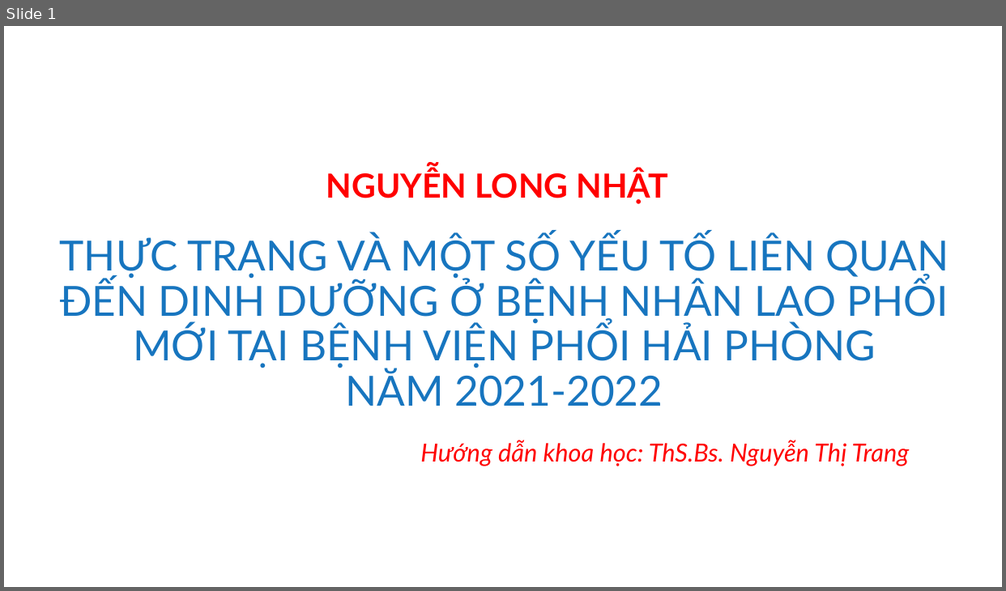
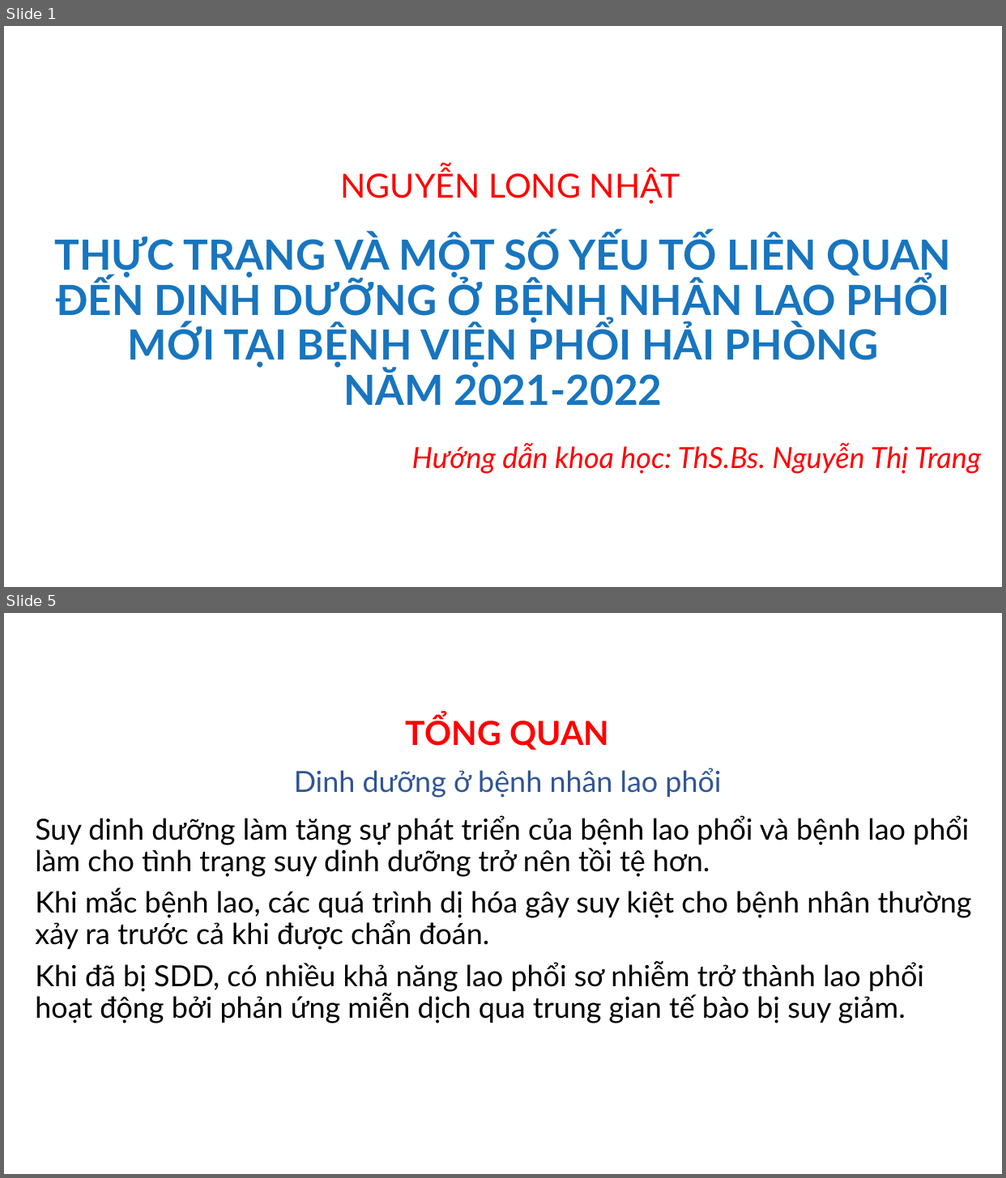
Before and after one commit to MedPocket/HPMUGraduation-thesis, a slide deck: Thuc-trang-va-mot-so-yeu-to-lien-quan-dinh-duong-BN-lao-phoi_Nhat-Nguyen.pptx. Shown one above the other, each under a label of ours: slide 1 before the commit, slides 1 and 5 after it; the slides between them are not shown. The pictures are 1006x591 and 1006x1178 pixels, drawn with LibreOffice and Linux fonts; fonts in the diff are those of the drawing; background and template pictures are left out. Boxes give left, top, right and bottom in pixels: in the first picture for what was removed or moved away, otherwise in the second. Text is boxed around its words. In the diff, an @@ line names an element or a change of style, - is before the commit and + after.

```diff
--- a/Thuc-trang-va-mot-so-yeu-to-lien-quan-dinh-duong-BN-lao-phoi_Nhat-Nguyen.pptx
+++ b/Thuc-trang-va-mot-so-yeu-to-lien-quan-dinh-duong-BN-lao-phoi_Nhat-Nguyen.pptx
@@ slide 5 added at [4, 613, 1002, 1174], background #FFFFFF @@
@@ title added at [406, 716, 609, 750], 32 pt, text #FF0000, bold @@
+TỔNG QUAN
@@ text added at [294, 768, 721, 798], 28 pt, text #2F5597 @@
+Dinh dưỡng ở bệnh nhân lao phổi
@@ text added at [35, 815, 972, 1024], 28 pt, text #000000 @@
+Suy dinh dưỡng làm tăng sự phát triển của bệnh lao phổi và bệnh lao phổi làm cho tình trạng suy dinh dưỡng trở nên tồi tệ hơn.
+Khi mắc bệnh lao, các quá trình dị hóa gây suy kiệt cho bệnh nhân thường xảy ra trước cả khi được chẩn đoán.
+Khi đã bị SDD, có nhiều khả năng lao phổi sơ nhiễm trở thành lao phổi hoạt động bởi phản ứng miễn dịch qua trung gian tế bào bị suy giảm.
@@ slide 1 changed as well @@
@@ text "NGUYỄN LONG NHẬT": place and size @@
-text "NGUYỄN LONG NHẬT" at [326, 169, 669, 204]
+text "NGUYỄN LONG NHẬT" at [341, 169, 680, 204]
@@ text "NGUYỄN LONG NHẬT" at [341, 169, 680, 204]: bold off; alignment left to centre @@
@@ title "THỰC TRẠNG VÀ MỘT SỐ ..." at [55, 234, 952, 406]: bold on @@
@@ text "Hướng dẫn khoa học: ThS.Bs. ...": place and size @@
-text "Hướng dẫn khoa học: ThS.Bs. ..." at [420, 440, 910, 467]
+text "Hướng dẫn khoa học: ThS.Bs. ..." at [412, 443, 981, 474]
@@ text "Hướng dẫn khoa học: ThS.Bs. ..." at [412, 443, 981, 474]: size 24 to 28 pt; alignment left to right @@
```
Also in this commit, not shown: 46 other slides added, 1 other file.
